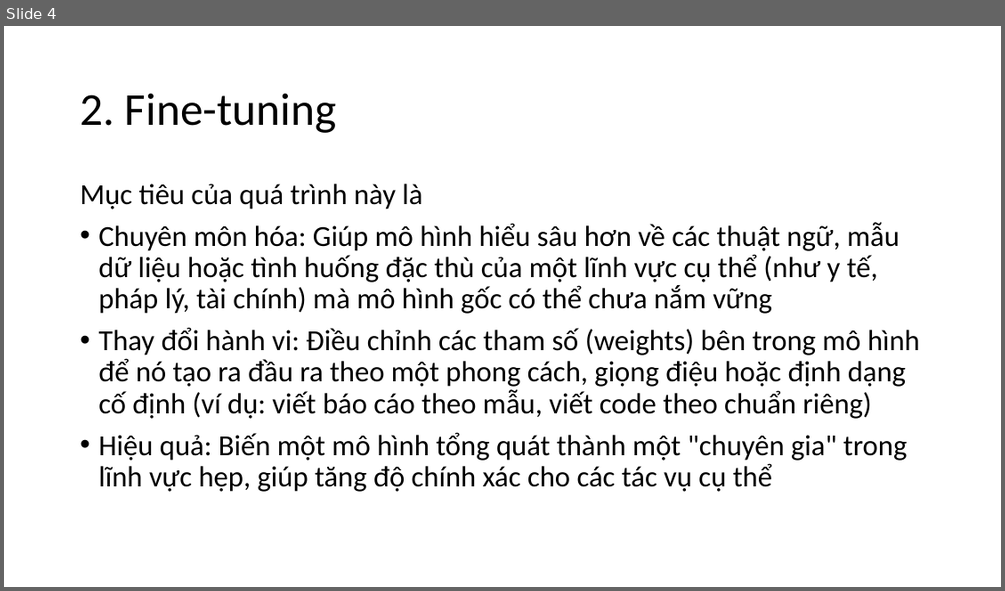
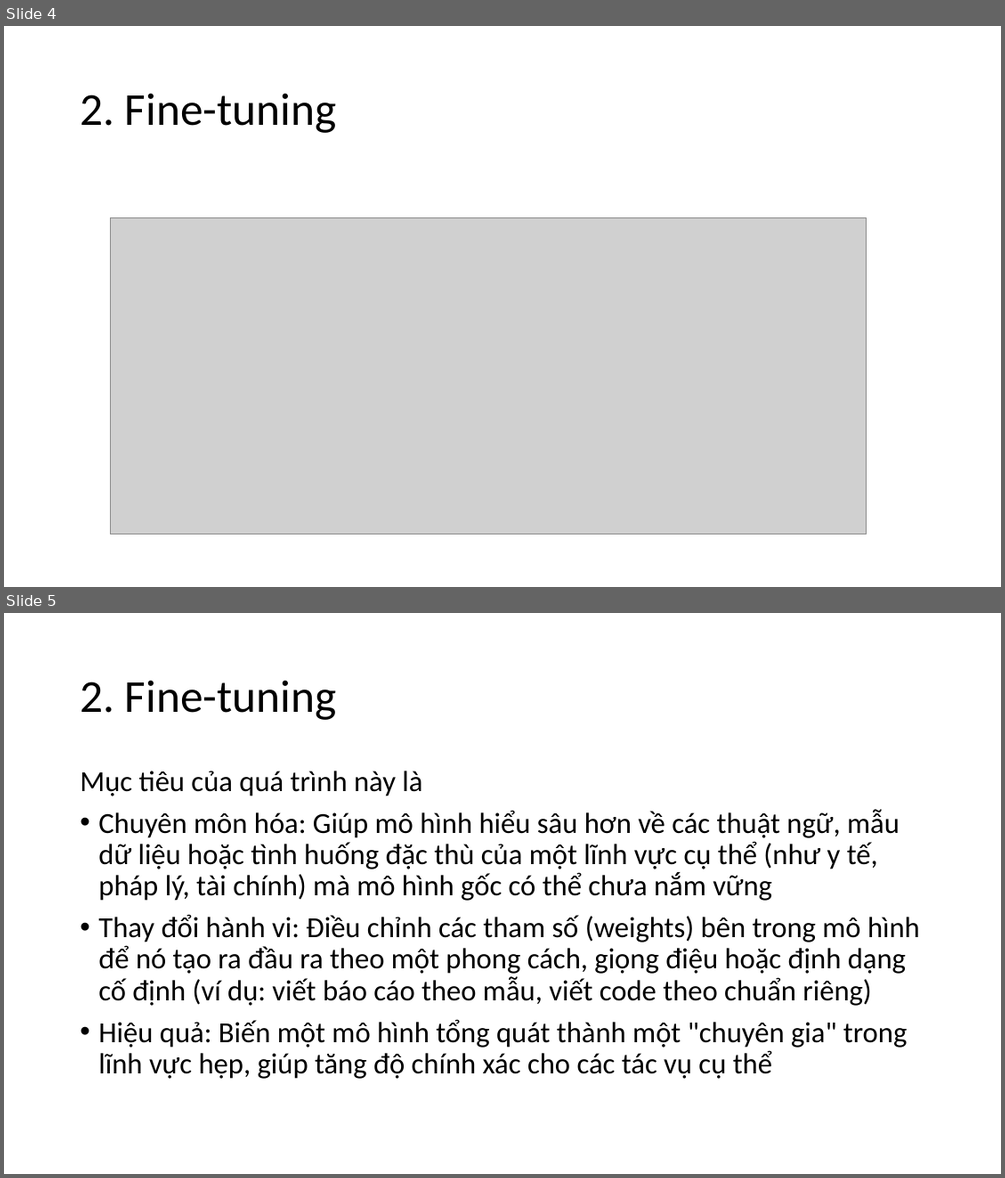
Before and after one commit to longdd90jp/sample-ai, a slide deck: fine-tune-pc/AI-Fine_Tune.pptx. Shown one above the other, each under a label of ours: slide 4 before the commit, slides 4 and 5 after it. The pictures are 1005x591 and 1005x1178 pixels, drawn with LibreOffice and Linux fonts; fonts in the diff are those of the drawing; grey boxes stand for pictures. Boxes give left, top, right and bottom in pixels: in the first picture for what was removed or moved away, otherwise in the second. Text is boxed around its words. In the diff, an @@ line names an element or a change of style, - is before the commit and + after.

```diff
--- a/fine-tune-pc/AI-Fine_Tune.pptx
+++ b/fine-tune-pc/AI-Fine_Tune.pptx
@@ slide 4 added at <box>4,26,1001,587</box>, background #FFFFFF @@
@@ title added at <box>80,93,336,133</box>, 44 pt, text #000000 @@
+2. Fine-tuning
@@ picture added at <box>110,218,866,534</box> @@
@@ what was slide 4 is now slide 5 @@
```
Also in this commit, not shown: 9 slides changed, 1 other slide added, 3 slides removed, 1 other file.
